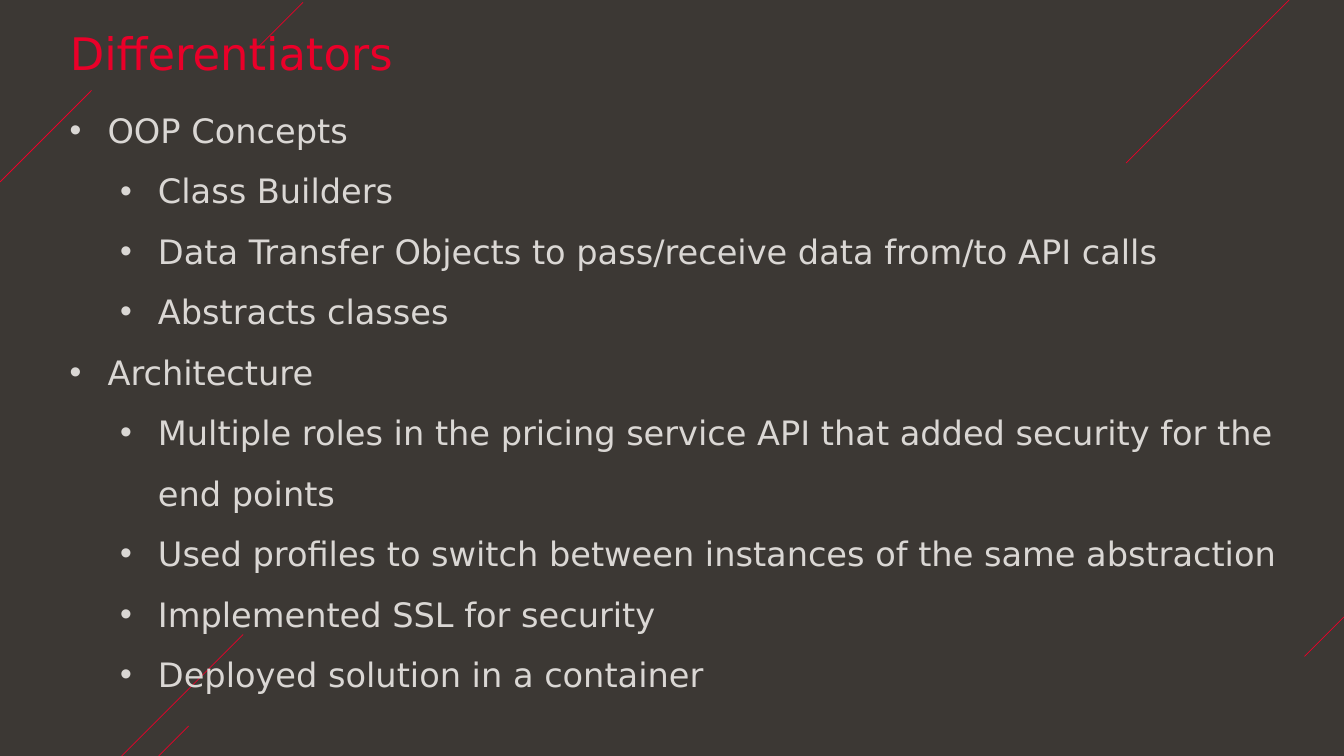
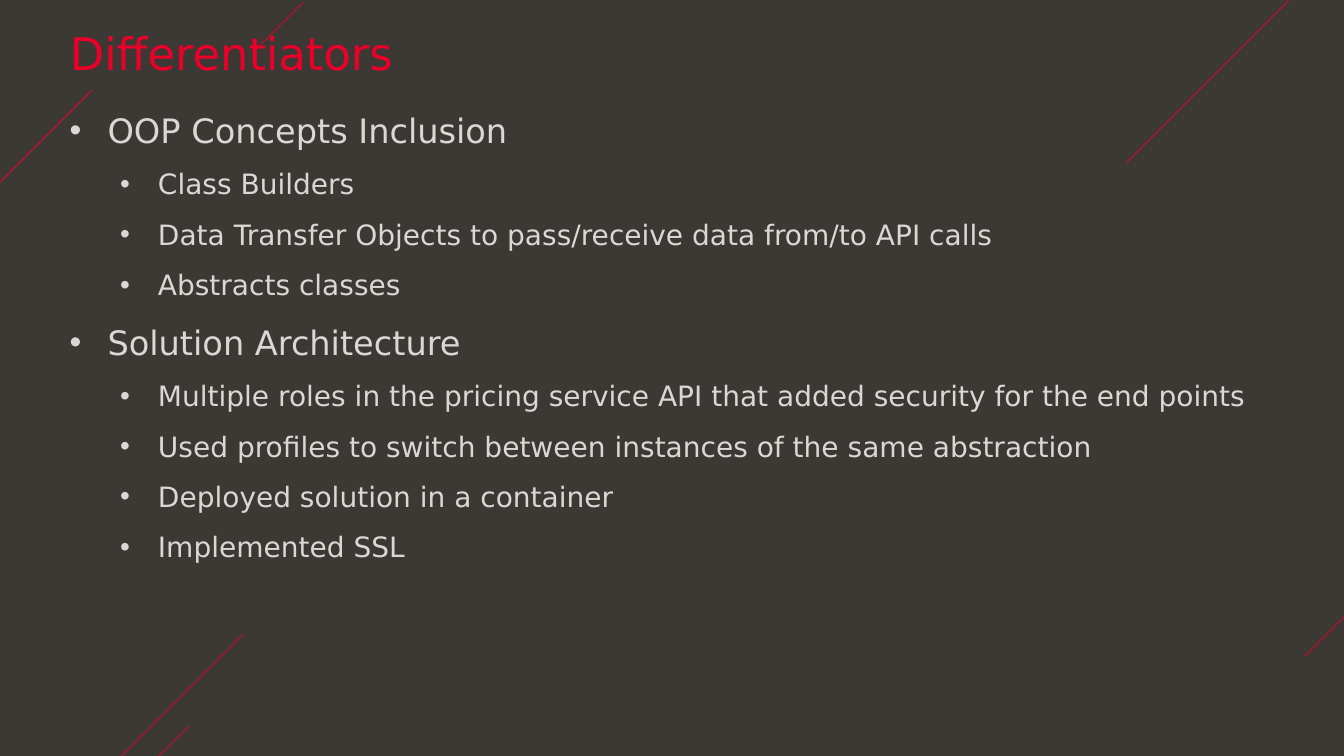
Before and after one commit to expdi/java-final-capstone-everglades, a slide deck: slide 3 of Everglades Capstone.pptx. Drawn at 1344x756 pixels with LibreOffice and Linux fonts; fonts in the diff are those of the drawing; background and template pictures are left out. Boxes give left, top, right and bottom in pixels: in the first picture for what was removed or moved away, otherwise in the second. Text is boxed around its words. In the diff, an @@ line names an element or a change of style, - is before the commit and + after.

```diff
--- a/Everglades Capstone.pptx
+++ b/Everglades Capstone.pptx
@@ text at (108,117,507,150): text changed @@
-• OOP Concepts
+• OOP Concepts Inclusion
@@ text at (158,172,1245,513): size 24 to 20 pt in "Class Builders", "Data Transfer Objects to pass/receive data from/to ...", "Abstracts classes", "Multiple roles in the pricing service API ..." and 2 more places @@
@@ text at (108,329,461,356): text changed @@
-• Architecture
+• Solution Architecture
@@ text at (158,535,405,563): paragraph added @@
+  • Implemented SSL
@@ text at (158,601,655,634): paragraph removed @@
-  • Implemented SSL for security
```
Also in this commit, not shown: 2 other slides changed.
